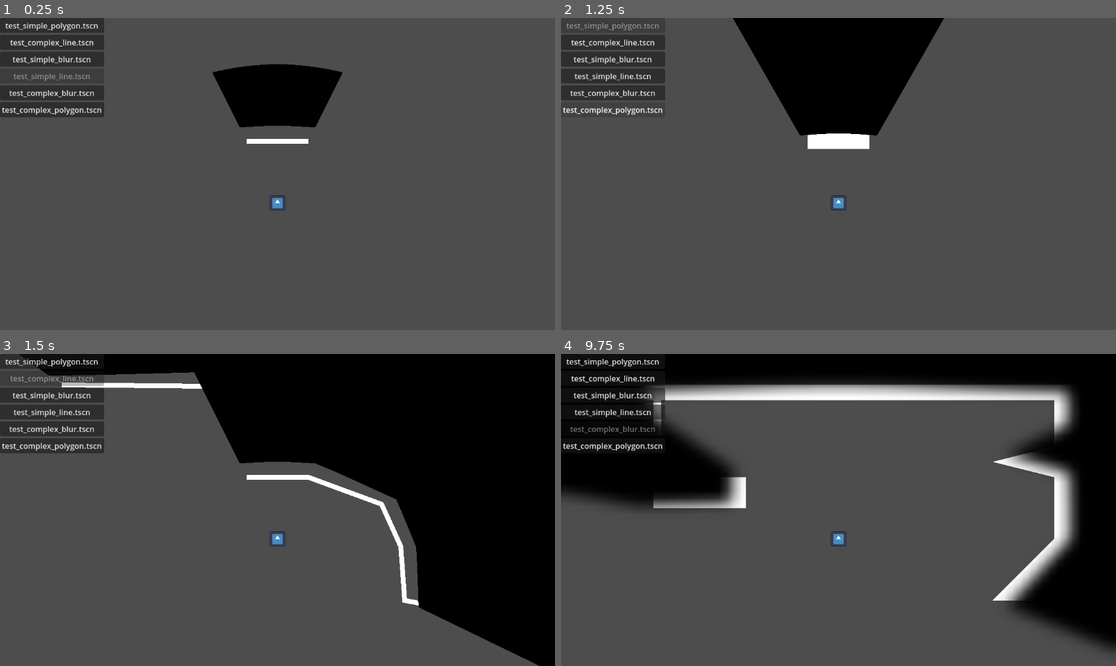
Above: before the commit, frames 1-4 (two rows, left to right).
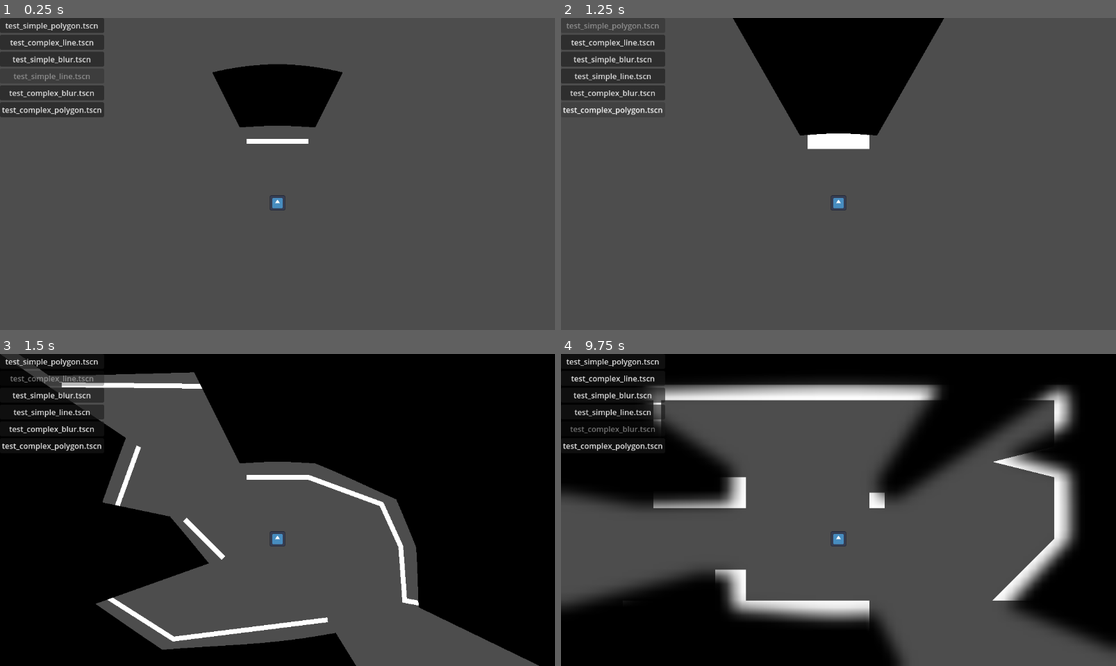
Above: after the commit, the same moments.

Repository: peter-kish/vision2d
Game: Godot game, scene res://examples/test_simple_line.tscn
The game is run twice, just before and just after one commit, with the same random seed, the same clock (stepped at 60 frames per second) and the same inputs. The engine's default icon, where the game draws it, is replaced by a stand-in: a white triangle on a blue panel in a dark square.
Inputs:
- Up to frame 1 (0.25 s): no input
- Up to frame 2 (1.25 s): click "test_simple_polygon.tscn" at 0.5 s
- Up to frame 3 (1.5 s): click "test_complex_line.tscn" at 1.25 s
- Up to frame 4 (9.75 s): click "test_simple_polygon.tscn" at 2 s; click "test_simple_blur.tscn" at 2.75 s; click "test_simple_polygon.tscn" at 3.5 s; click "test_simple_line.tscn" at 4.25 s; click "test_complex_line.tscn" at 5 s; click "test_simple_blur.tscn" at 5.75 s; click "test_complex_line.tscn" at 6.5 s; click "test_simple_line.tscn" at 7.25 s; click "test_simple_blur.tscn" at 8 s; click "test_simple_line.tscn" at 8.75 s; click "test_complex_blur.tscn" at 9.5 s

Frames 1-2 are identical in both runs. In frame 3, 25% of the frame differs, in the area x 0-65%, y 0-100%; in frame 4, 20%.

Commit message:
Update test scenes

Diff:
--- a/examples/test_complex_blur.tscn
+++ b/examples/test_complex_blur.tscn
@@ -15,6 +15,14 @@
 [node name="Polygon2D" type="Polygon2D" parent="."]
 position = Vector2(576, 80)
 polygon = PackedVector2Array(-448, -16, 512, -16, 512, 16, 512, 432, 320, 432, 448, 304, 448, 176, 320, 144, 448, 112, 448, 16, -368, 16, -368, 176, -192, 176, -192, 240, -384, 240, -384, 16, -448, 16)
+
+[node name="Polygon2D2" type="Polygon2D" parent="."]
+position = Vector2(576, 80)
+polygon = PackedVector2Array(64, 208, 96, 208, 96, 240, 64, 240)
+
+[node name="Polygon2D3" type="Polygon2D" parent="."]
+position = Vector2(576, 80)
+polygon = PackedVector2Array(-448, 432, -256, 432, -256, 368, -192, 368, -192, 432, 64, 432, 64, 496, -448, 496)
 
 [node name="MouseFollower" parent="." instance=ExtResource("3_wnvo4")]
 position = Vector2(576, 384)
@@ -47,6 +55,24 @@
 observer = NodePath("../../../../MouseFollower/Observer")
 size = 1024.0
 
+[node name="VisionOccluderPolygon2" type="Polygon2D" parent="CanvasLayer/SubViewportContainer/SubViewport" node_paths=PackedStringArray("observer")]
+position = Vector2(0, -1)
+color = Color(1, 1, 1, 0)
+polygon = PackedVector2Array(128, 512, 320, 512, 320, 448, 384, 448, 384, 512, 640, 512, 640, 576, 128, 576)
+script = ExtResource("1_3fi3w")
+observer = NodePath("../../../../MouseFollower/Observer")
+size = 1024.0
+metadata/_custom_type_script = "uid://bdtlq800kgfux"
+
+[node name="VisionOccluderPolygon3" type="Polygon2D" parent="CanvasLayer/SubViewportContainer/SubViewport" node_paths=PackedStringArray("observer")]
+position = Vector2(0, -1)
+color = Color(1, 1, 1, 0)
+polygon = PackedVector2Array(640, 320, 640, 288, 672, 288, 672, 320)
+script = ExtResource("1_3fi3w")
+observer = NodePath("../../../../MouseFollower/Observer")
+size = 1024.0
+metadata/_custom_type_script = "uid://bdtlq800kgfux"
+
 [node name="ColorRect" type="ColorRect" parent="CanvasLayer/SubViewportContainer/SubViewport"]
 material = SubResource("ShaderMaterial_3fi3w")
 anchors_preset = 15
--- a/examples/test_complex_line.tscn
+++ b/examples/test_complex_line.tscn
@@ -14,6 +14,20 @@
 observer = NodePath("../MouseFollower/Observer")
 size = 1024.0
 
+[node name="VisionOccluderLine2" type="Line2D" parent="." node_paths=PackedStringArray("observer")]
+points = PackedVector2Array(288, 192, 184, 480, 360, 592, 680, 552)
+script = ExtResource("1_k3uqc")
+observer = NodePath("../MouseFollower/Observer")
+size = 1024.0
+metadata/_custom_type_script = "uid://dybpsb5r0ashv"
+
+[node name="VisionOccluderLine3" type="Line2D" parent="." node_paths=PackedStringArray("observer")]
+points = PackedVector2Array(384, 344, 464, 424)
+script = ExtResource("1_k3uqc")
+observer = NodePath("../MouseFollower/Observer")
+size = 1024.0
+metadata/_custom_type_script = "uid://dybpsb5r0ashv"
+
 [node name="MouseFollower" parent="." instance=ExtResource("2_ce37b")]
 position = Vector2(576, 384)
 
--- a/examples/test_complex_polygon.tscn
+++ b/examples/test_complex_polygon.tscn
@@ -14,6 +14,20 @@
 observer = NodePath("../MouseFollower/Observer")
 size = 1024.0
 
+[node name="VisionOccluderPolygon2" type="Polygon2D" parent="." node_paths=PackedStringArray("observer")]
+polygon = PackedVector2Array(128, 512, 320, 512, 320, 448, 384, 448, 384, 512, 640, 512, 640, 576, 128, 576)
+script = ExtResource("4_x8kmg")
+observer = NodePath("../MouseFollower/Observer")
+size = 1024.0
+metadata/_custom_type_script = "uid://bdtlq800kgfux"
+
+[node name="VisionOccluderPolygon3" type="Polygon2D" parent="." node_paths=PackedStringArray("observer")]
+polygon = PackedVector2Array(640, 320, 640, 288, 672, 288, 672, 320)
+script = ExtResource("4_x8kmg")
+observer = NodePath("../MouseFollower/Observer")
+size = 1024.0
+metadata/_custom_type_script = "uid://bdtlq800kgfux"
+
 [node name="MouseFollower" parent="." instance=ExtResource("2_x8kmg")]
 position = Vector2(576, 384)
 
